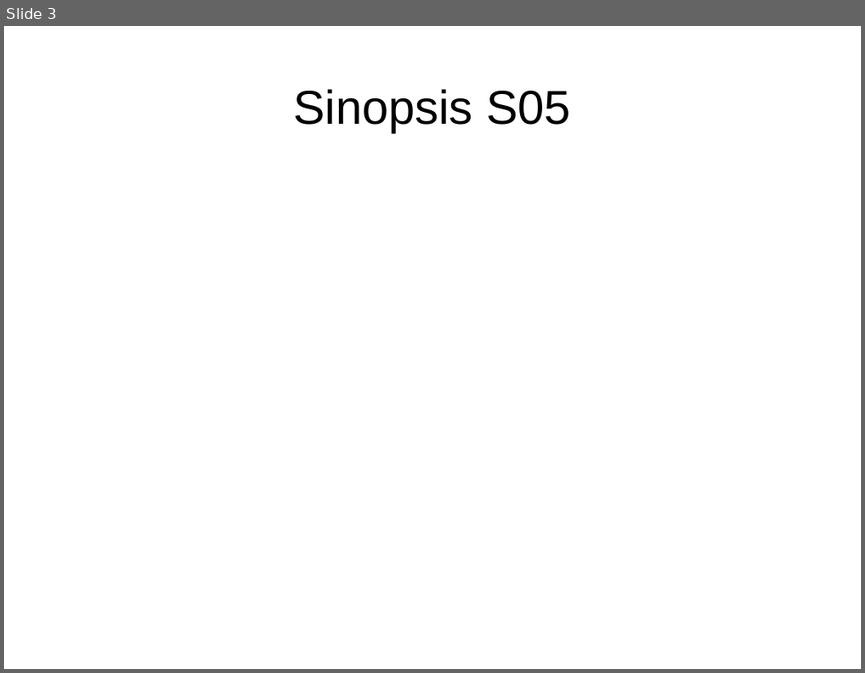
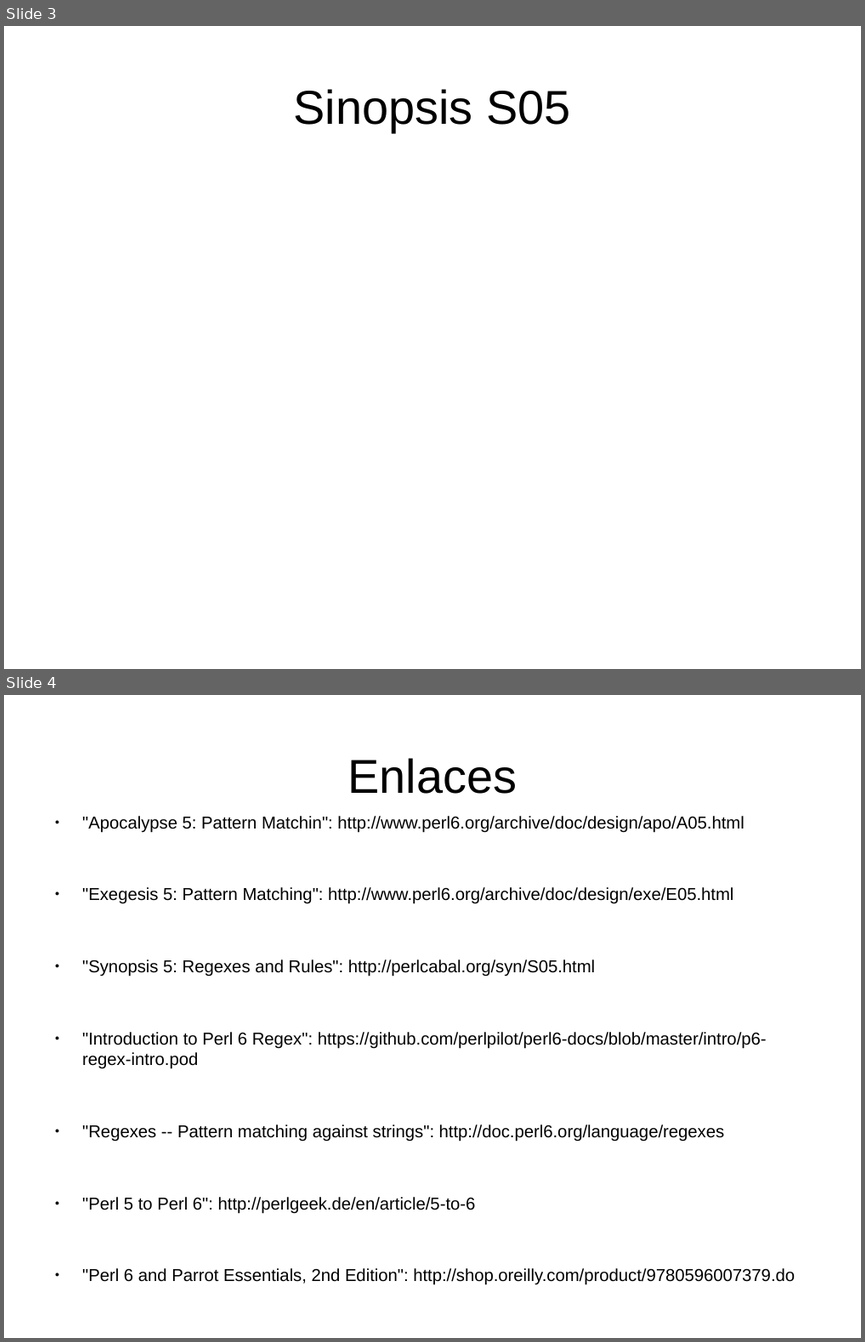
Before and after one commit to renatolrr/Regexes-and-Rules, a slide deck: impress/Regexes-and-Rules.odp. Shown one above the other, each under a label of ours: slide 3 before the commit, slides 3 and 4 after it. The pictures are 865x673 and 865x1342 pixels, drawn with LibreOffice and Linux fonts; fonts in the diff are those of the drawing. Boxes give left, top, right and bottom in pixels: in the first picture for what was removed or moved away, otherwise in the second. Text is boxed around its words. In the diff, an @@ line names an element or a change of style, - is before the commit and + after.

```diff
--- a/impress/Regexes-and-Rules.odp
+++ b/impress/Regexes-and-Rules.odp
@@ slide 4 added at (4, 695, 861, 1338), background #FFFFFF @@
@@ title added at (347, 758, 517, 794), 44 pt, text #000000 @@
+Enlaces
@@ text added at (82, 816, 766, 1283), 16 pt, text #000000 @@
+● "Apocalypse 5: Pattern Matchin": http://www.perl6.org/archive/doc/design/apo/A05.html
+● "Exegesis 5: Pattern Matching": http://www.perl6.org/archive/doc/design/exe/E05.html
+● "Synopsis 5: Regexes and Rules": http://perlcabal.org/syn/S05.html
+● "Introduction to Perl 6 Regex": https://github.com/perlpilot/perl6-docs/blob/master/intro/p6-regex-intro.pod
+● "Regexes -- Pattern matching against strings": http://doc.perl6.org/language/regexes
+● "Perl 5 to Perl 6": http://perlgeek.de/en/article/5-to-6
+● "Perl 6 and Parrot Essentials, 2nd Edition": http://shop.oreilly.com/product/9780596007379.do
```
Also in this commit, not shown: 1 other file.
